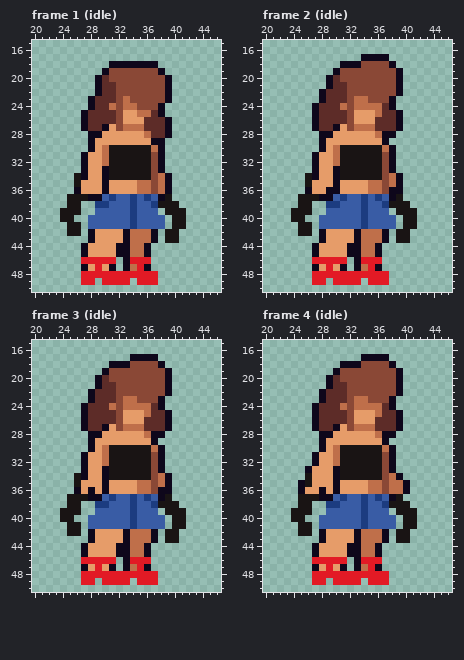
Pixel-art file: assets/character/female_character_ase.ase. Above is the file before it was changed.
64x64 pixels, 27 frames. Shown: frame 1 (idle): x 20..46, y 15..50; frame 2 (idle): x 20..46, y 15..50; frame 3 (idle): x 20..46, y 15..50; frame 4 (idle): x 20..46, y 15..50. The commit also changed other frames, which this record leaves out.
The result:
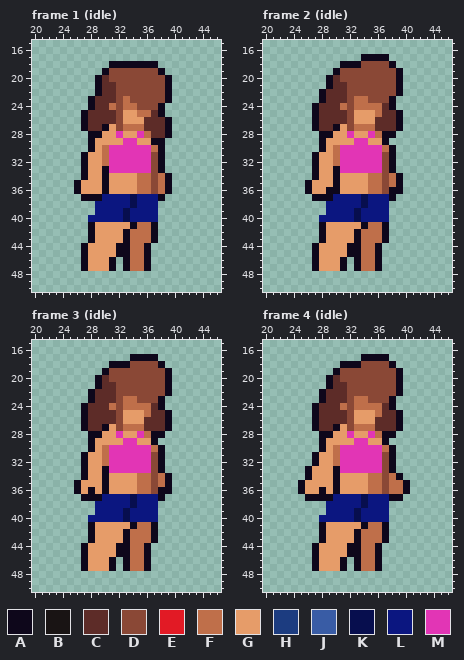
Palette (. is transparent): A #0e071b  B #191414  C #5d2c28  D #8a4836  E #e21a25  F #bf6f4a  G #e69c69  H #1c3c80  J #395ca5  K #070e4e  L #0b1680  M #e235b5
Diff:
layer "top1" now shown
layer "top2" now hidden
layer "bottom1" now hidden
layer "bottom2" now shown
layer "boots1" now hidden
--- frame 1 (idle)
@@ x 20..46 @@
 27 .......ACCAGDFFFCCCA.......
-28 ........AAGGGGGGFCCA.......
-29 ........AGGGGGGGGAA........
-30 ........AGFBBBBBBFA........
-31 .......AGGFBBBBBBDA........
-32 .......AGGFBBBBBBDA........
-33 .......AGGABBBBBBDA........
-34 ......BAGGABBBBBBDFA.......
-35 ......BGGGAGGGGFFDFA.......
+28 ........AAGGMGGMFCCA.......
+29 ........AGGGGMMGGAA........
+30 ........AGFMMMMMMFA........
+31 .......AGGFMMMMMMDA........
+32 .......AGGFMMMMMMDA........
+33 .......AGGAMMMMMMDA........
+34 .......AGGAGGGGFFDFA.......
+35 ......AGGGAGGGGFFDFA.......
 36 ......AGGGAGGGGFFDFA.......
-37 .....BBBAAJHJJHJHJAB.......
-38 .....BB..HHJJJHJJHBBB......
-39 ....BBB..JJJJJHJJJ.BBB.....
-40 ....BB..JJJJJJHJJJJ.BB.....
-41 .....BB.JJJJJJHJJJJ.BB.....
-42 .....BB.AGGGGAFFFA.BB......
-43 ........AGGGGAFFFA.BB......
+37 .......AAALLLLKLLLA........
+38 .........LLLLLKLLL.........
+39 .........LLLLKLLLL.........
+40 ........LLLLLKLLLL.........
+41 ........AGGGGGAFFA.........
+42 ........AGGGGAFFFA.........
+43 ........AGGGGAFFFA.........
 44 .......AGGGGAAFFA..........
 45 .......AGGGGAAFFA..........
-46 .......EEEEE.AEEE..........
-47 .......AGEGA.AFEA..........
-48 .......EEEEEEEEEEE.........
-49 .......EE.EEEE.EEE.........
+46 .......AGGGA.AFFA..........
+47 .......AGGGA.AFFA..........
+48 ...........................
+49 ...........................
 50 ...........................
--- frame 2 (idle)
@@ x 20..46 @@
 27 .......ACCAGDFFFCCCA.......
-28 ........AAGGGGGGFAA........
-29 ........AGGGGGGGGA.........
-30 ........AGFBBBBBBFA........
-31 .......AGGFBBBBBBDA........
-32 .......AGGFBBBBBBDA........
-33 .......AGGABBBBBBDA........
-34 ......BAGGABBBBBBDFA.......
-35 ......BGGGAGGGGFFDFA.......
+28 ........AAGGMGGMFAA........
+29 ........AGGGGMMGGA.........
+30 ........AGFMMMMMMFA........
+31 .......AGGFMMMMMMDA........
+32 .......AGGFMMMMMMDA........
+33 .......AGGAMMMMMMDA........
+34 .......AGGAGGGGFFDFA.......
+35 ......AGGGAGGGGFFDFA.......
 36 ......AGGAAGGGGFFDAA.......
-37 .....BBBAAJHJJHJHJAB.......
-38 .....BB..HHJJJHJJHBBB......
-39 ....BBB..JJJJJHJJJ.BBB.....
-40 ....BB..JJJJJJHJJJJ.BB.....
-41 .....BB.JJJJJJHJJJJ.BB.....
-42 .....BB.AGGGGAFFFA.BB......
-43 ........AGGGGAFFFA.BB......
+37 .......AAALLLLKLLLA........
+38 .........LLLLLKLLL.........
+39 .........LLLLKLLLL.........
+40 ........LLLLLKLLLL.........
+41 ........AGGGGGAFFA.........
+42 ........AGGGGAFFFA.........
+43 ........AGGGGAFFFA.........
 44 .......AGGGGAAFFA..........
 45 .......AGGGGAAFFA..........
-46 .......EEEEE.AEEE..........
-47 .......AGEGA.AFEA..........
-48 .......EEEEEEEEEEE.........
-49 .......EE.EEEE.EEE.........
+46 .......AGGGA.AFFA..........
+47 .......AGGGA.AFFA..........
+48 ...........................
+49 ...........................
 50 ...........................
--- frame 3 (idle)
@@ x 20..46 @@
 27 .......ACCAGDFFFCCCA.......
-28 ........AAGGGGGGFAA........
-29 ........AGGGGGGGGA.........
-30 ........AGFBBBBBBFA........
-31 .......AGGFBBBBBBDA........
-32 .......AGGFBBBBBBDA........
-33 .......AGGABBBBBBDA........
-34 ......BAGGABBBBBBDFA.......
-35 ......BGGGAGGGGFFDFA.......
+28 ........AAGGMGGMFAA........
+29 ........AGGGGMMGGA.........
+30 ........AGFMMMMMMFA........
+31 .......AGGFMMMMMMDA........
+32 .......AGGFMMMMMMDA........
+33 .......AGGAMMMMMMDA........
+34 .......AGGAGGGGFFDFA.......
+35 ......AGGGAGGGGFFDFA.......
 36 ......AGAGAGGGGFFDAA.......
-37 .....BBBAAJHJJHJHJAB.......
-38 .....BB..HHJJJHJJHBBB......
-39 ....BBB..JJJJJHJJJ.BBB.....
-40 ....BB..JJJJJJHJJJJ.BB.....
-41 .....BB.JJJJJJHJJJJ.BB.....
-42 .....BB.AGGGGAFFFA.BB......
-43 ........AGGGGAFFFA.BB......
+37 .......AAALLLLKLLLA........
+38 .........LLLLLKLLL.........
+39 .........LLLLKLLLL.........
+40 ........LLLLLKLLLL.........
+41 ........AGGGGGAFFA.........
+42 ........AGGGGAFFFA.........
+43 ........AGGGGAFFFA.........
 44 .......AGGGGAAFFA..........
 45 .......AGGGGAAFFA..........
-46 .......EEEEE.AEEE..........
-47 .......AGEGA.AFEA..........
-48 .......EEEEEEEEEEE.........
-49 .......EE.EEEE.EEE.........
+46 .......AGGGA.AFFA..........
+47 .......AGGGA.AFFA..........
+48 ...........................
+49 ...........................
 50 ...........................
--- frame 4 (idle)
@@ x 20..46 @@
 27 .......ACCAGDFFFCCCA.......
-28 ........AAGGGGGGFAA........
-29 ........AGGGGGGGGA.........
-30 ........AGFBBBBBBFA........
-31 .......AGGFBBBBBBDA........
-32 .......AGGFBBBBBBDA........
-33 ......AGGGABBBBBBDA........
-34 ......BGGGABBBBBBDFA.......
-35 .....ABGGGAGGGGFFDFFA......
+28 ........AAGGMGGMFAA........
+29 ........AGGGGMMGGA.........
+30 ........AGFMMMMMMFA........
+31 .......AGGFMMMMMMDA........
+32 .......AGGFMMMMMMDA........
+33 ......AGGGAMMMMMMDA........
+34 ......AGGGAGGGGFFDFA.......
+35 .....AGGGGAGGGGFFDFFA......
 36 .....AGGAGAGGGGFFDFFA......
-37 .....BBBAAJHJJHJHJAB.......
-38 .....BB..HHJJJHJJHBBB......
-39 ....BBB..JJJJJHJJJ.BBB.....
-40 ....BB..JJJJJJHJJJJ.BB.....
-41 .....BB.JJJJJJHJJJJ.BB.....
-42 .....BB.AGGGGAFFFA.BB......
-43 ........AGGGGAFFFA.BB......
+37 ......AAAALLLLKLLLAA.......
+38 .........LLLLLKLLL.........
+39 .........LLLLKLLLL.........
+40 ........LLLLLKLLLL.........
+41 ........AGGGGGAFFA.........
+42 ........AGGGGAFFFA.........
+43 ........AGGGGAFFFA.........
 44 .......AGGGGAAFFA..........
 45 .......AGGGGAAFFA..........
-46 .......EEEEE.AEEE..........
-47 .......AGEGA.AFEA..........
-48 .......EEEEEEEEEEE.........
-49 .......EE.EEEE.EEE.........
+46 .......AGGGA.AFFA..........
+47 .......AGGGA.AFFA..........
+48 ...........................
+49 ...........................
 50 ...........................
Where, in picture pixels (left, top, right, bottom), the same in both pictures:
changed: (60, 131, 186, 285)
changed: (291, 131, 417, 285)
changed: (60, 431, 186, 585)
changed: (291, 431, 417, 585)
